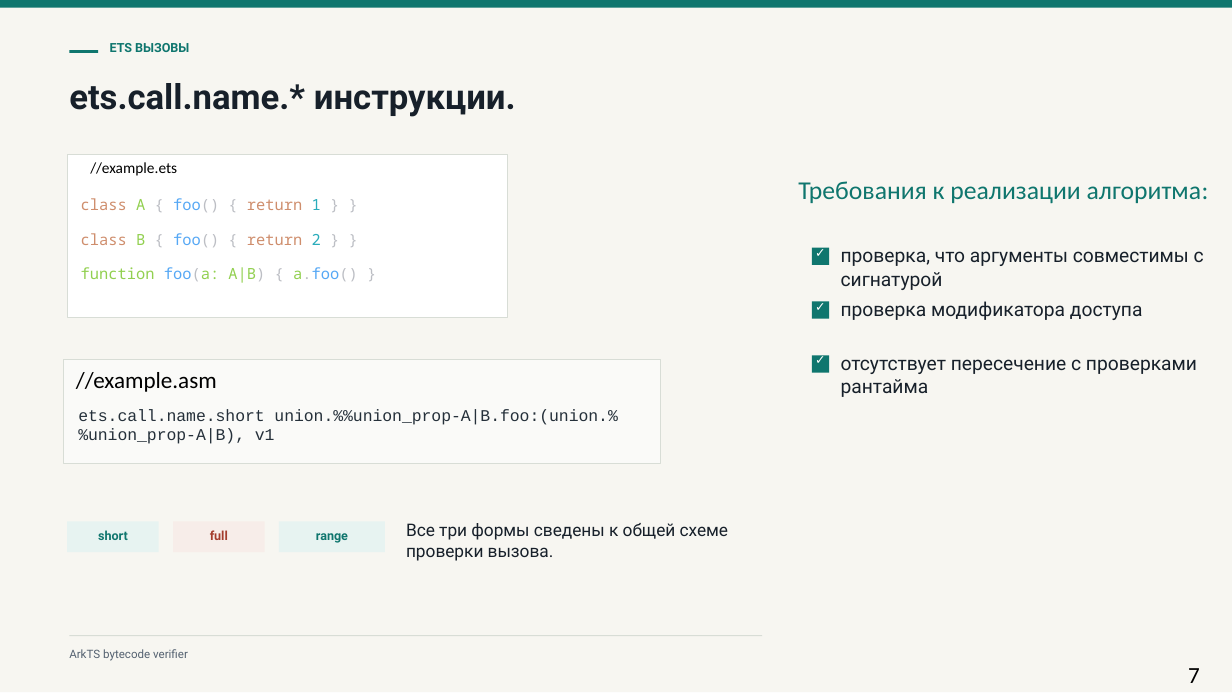
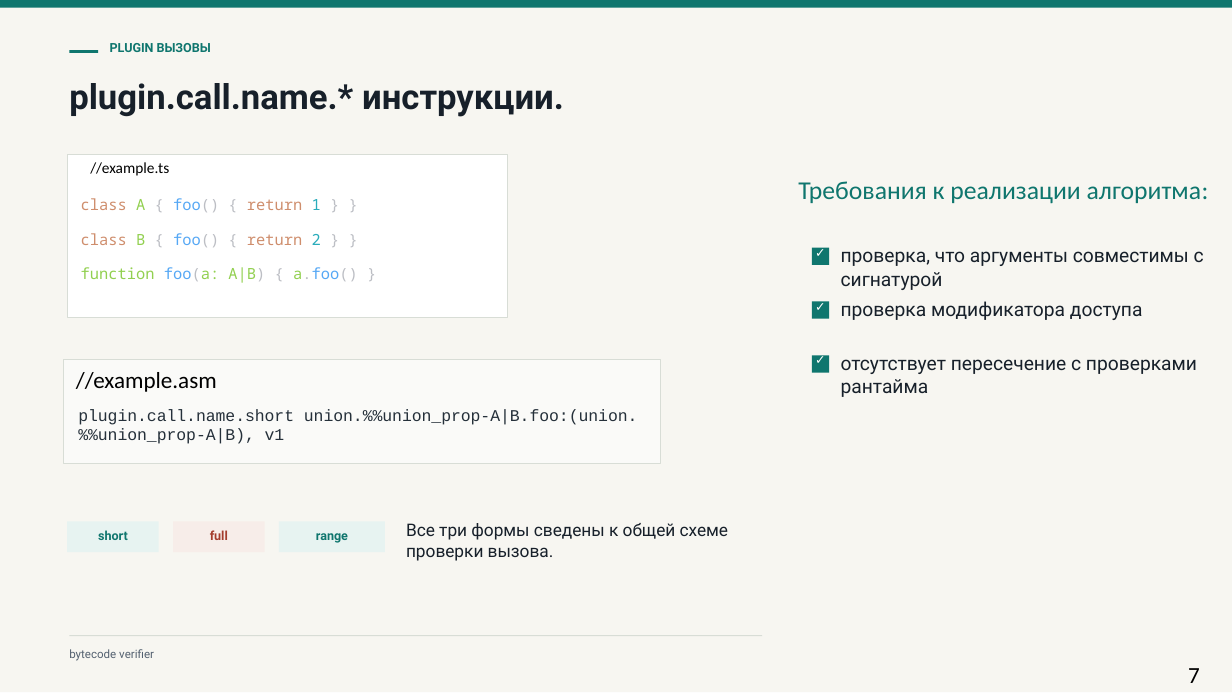
Before and after one commit to MaxGroshev/mipt-diplom, a slide deck: slide 7 of my_new_template/presentaton/arkts_verifier_defense_template.pptx. Drawn at 1232x693 pixels with LibreOffice and Linux fonts; fonts in the diff are those of the drawing. Boxes give left, top, right and bottom in pixels: in the first picture for what was removed or moved away, otherwise in the second. Text is boxed around its words. In the diff, an @@ line names an element or a change of style, - is before the commit and + after.

```diff
--- a/my_new_template/presentaton/arkts_verifier_defense_template.pptx
+++ b/my_new_template/presentaton/arkts_verifier_defense_template.pptx
@@ text at bbox=[110, 43, 211, 52]: text changed @@
-ETS ВЫЗОВЫ
+PLUGIN ВЫЗОВЫ
@@ text at bbox=[69, 83, 564, 117]: text changed @@
-ets.call.name.* инструкции.
+plugin.call.name.* инструкции.
@@ text at bbox=[90, 162, 169, 176]: text changed @@
-//example.ets
+//example.ts
@@ text at bbox=[78, 409, 638, 444]: text changed @@
-ets.call.name.short union.%%union_prop-A|B.foo:(union.%%union_prop-A|B), v1
+plugin.call.name.short union.%%union_prop-A|B.foo:(union.%%union_prop-A|B), v1
@@ text at bbox=[69, 649, 154, 661]: text changed @@
-ArkTS bytecode verifier
+bytecode verifier
```
Also in this commit, not shown: 7 other slides changed, 12 other files.
